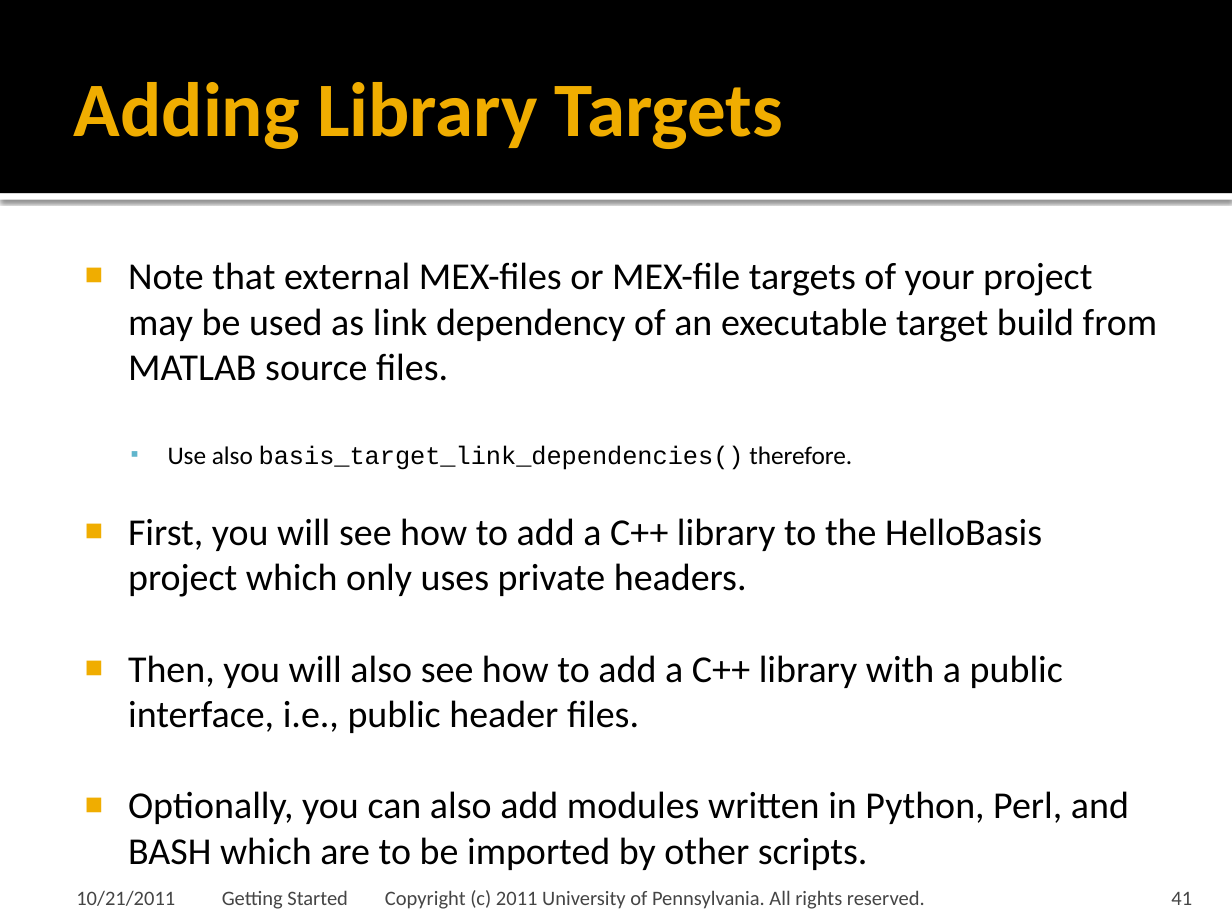
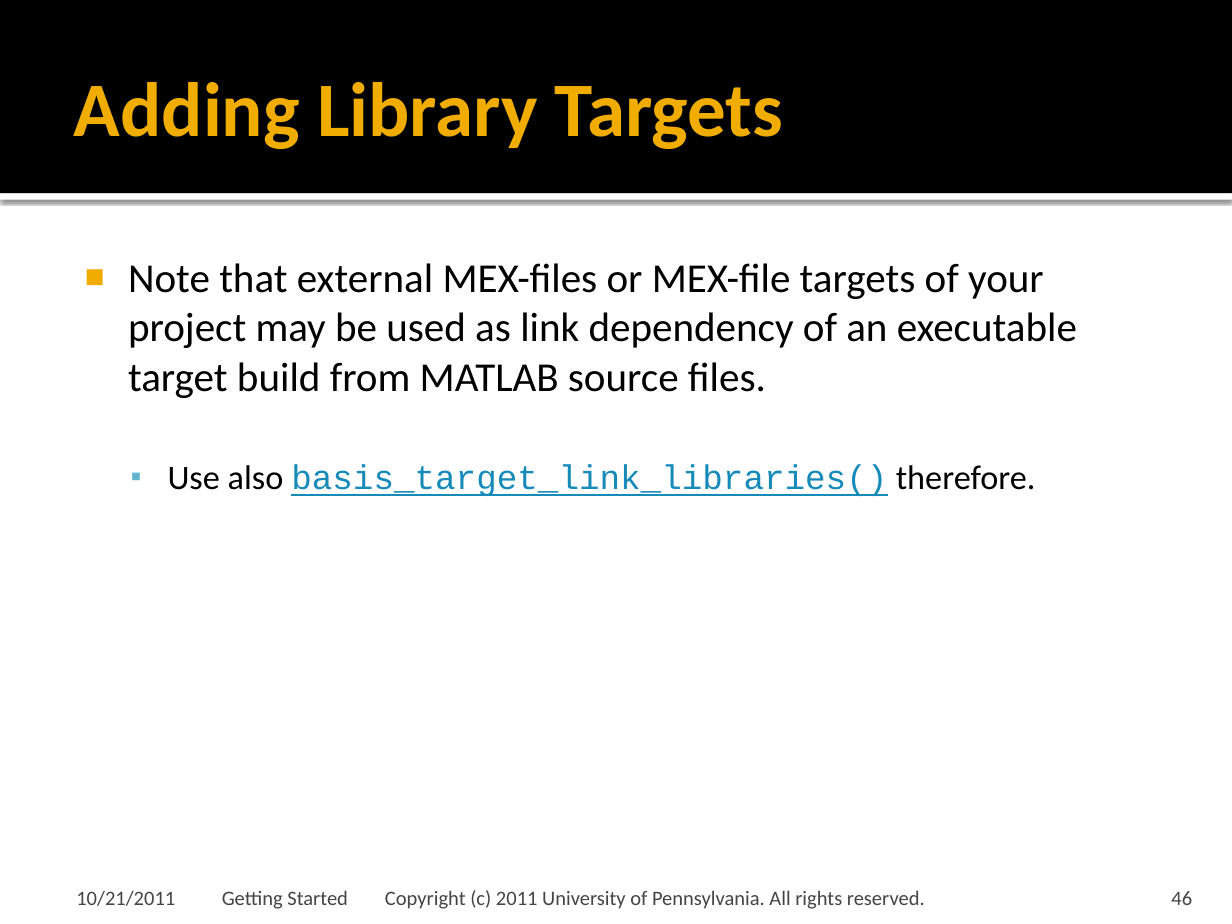
Before and after one commit to cmake-basis/legacy, a slide deck: slide 46 of doc/tutorials/02 Getting Started.pptx (slide 41 before the commit). Drawn at 1232x924 pixels with LibreOffice and Linux fonts; fonts in the diff are those of the drawing; background and template pictures are left out. Boxes give left, top, right and bottom in pixels: in the first picture for what was removed or moved away, otherwise in the second. Text is boxed around its words. In the diff, an @@ line names an element or a change of style, - is before the commit and + after.

```diff
--- a/doc/tutorials/02 Getting Started.pptx
+++ b/doc/tutorials/02 Getting Started.pptx
@@ text at <box>128,263,1077,398</box>: size 22.2 to 24 pt in "Note that external MEX-files or MEX-file targets ..." @@
@@ text at <box>168,464,1036,496</box>: text changed; size 22.2 to 20 pt; font Calibri to Courier New; text colour #000000 to #168BBA @@
-  ▪ Use also basis_target_link_dependencies() therefore.
-■ First, you will see how to add a C++ library to the HelloBasis project which only uses private headers.
-■ Then, you will also see how to add a C++ library with a public interface, i.e., public header files.
-■ Optionally, you can also add modules written in Python, Perl, and BASH which are to be imported by other scripts.
+  ▪ Use also basis_target_link_libraries() therefore.
@@ page number at <box>1171,891,1192,905</box>: text changed @@
-41
+46
```
Also in this commit, not shown: 15 other slides changed, 7 slides added.
